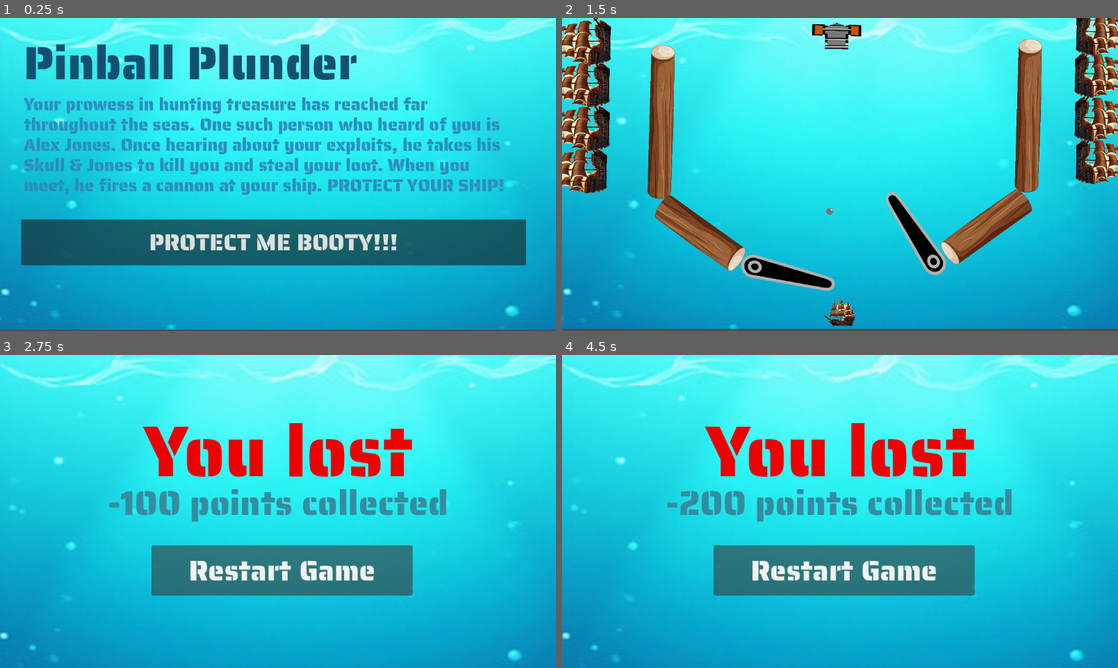
Above: before the commit, frames 1-4 (two rows, left to right).
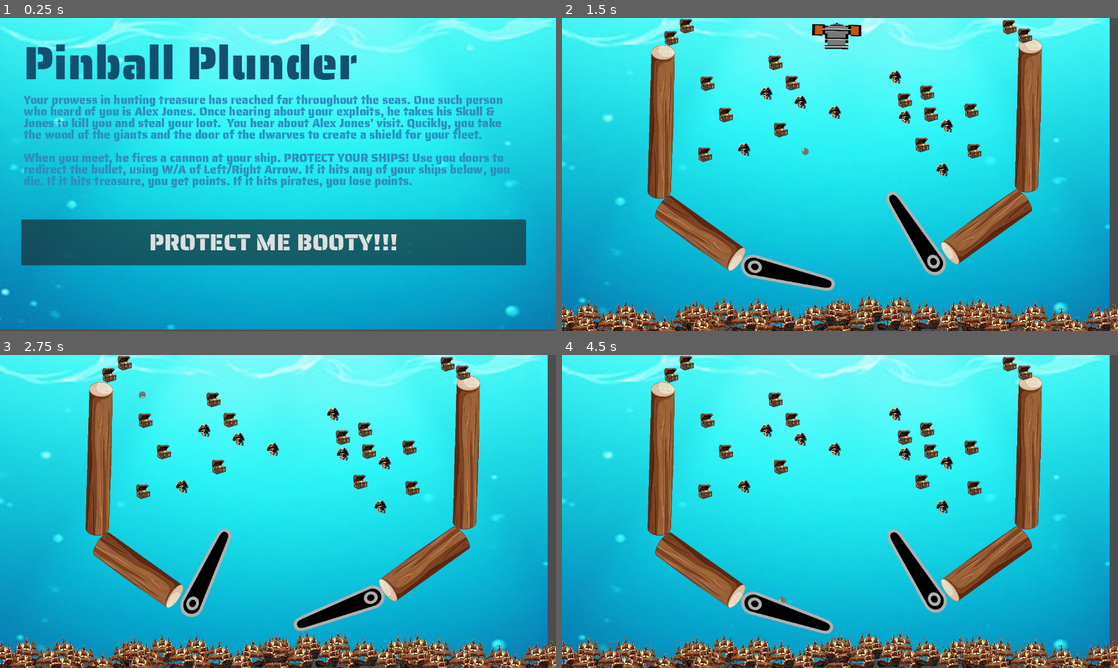
Above: after the commit, the same moments.

Repository: amodhakal/pinball-plunder
Game: Godot game, scene res://scenes/Title.tscn
The game is run twice, just before and just after one commit, with the same random seed, the same clock (stepped at 60 frames per second) and the same inputs.
Inputs (mouse positions are in pixels of both pictures, inside the frame that each line leads up to):
- Up to frame 1 (0.25 s): no input
- Up to frame 2 (1.5 s): click "PROTECT ME BOOTY!!!" at 0.5 s; hold D (flip_right) from 1.28 s (still down)
- Up to frame 3 (2.75 s): release D (flip_right) at 2.03 s; hold A (flip_left) from 2.03 s (still down)
- Up to frame 4 (4.5 s): release A (flip_left) at 2.75 s; click (845, 570) at 2.75 s, where only the run before the commit has a clickable "Restart Game"; tap Enter at 3.5 s; hold D (flip_right) from 3.53 s (still down)

The runs differ from the first frame. In frame 1, 13% of the frame differs, in the area x 4-92%, y 24-57%; in frame 2, 20%; in frame 3, 35%; in frame 4, 35%, in the area x 0-100%, y 0-100%.

Commit message:
Completed game for now

Diff:
--- /dev/null
+++ b/components/pirate.tscn
@@ -0,0 +1,29 @@
+[gd_scene load_steps=5 format=3 uid="uid://s405trtatv01"]
+
+[ext_resource type="Texture2D" uid="uid://dve3glm21mv7i" path="res://assets/skull.png" id="2_4q818"]
+[ext_resource type="Script" path="res://scripts/pirate.gd" id="2_maon2"]
+
+[sub_resource type="CircleShape2D" id="CircleShape2D_44a1c"]
+radius = 237.32
+
+[sub_resource type="CircleShape2D" id="CircleShape2D_3fiu5"]
+radius = 306.007
+
+[node name="Pirate" type="StaticBody2D"]
+script = ExtResource("2_maon2")
+
+[node name="CollisionShape2D" type="CollisionShape2D" parent="."]
+position = Vector2(41, 15)
+shape = SubResource("CircleShape2D_44a1c")
+
+[node name="Skull" type="Sprite2D" parent="."]
+position = Vector2(16, 3)
+texture = ExtResource("2_4q818")
+
+[node name="Area2D" type="Area2D" parent="."]
+
+[node name="CollisionShape2D2" type="CollisionShape2D" parent="Area2D"]
+position = Vector2(64, 15)
+shape = SubResource("CircleShape2D_3fiu5")
+
+[connection signal="body_entered" from="Area2D" to="." method="_on_area_2d_body_entered"]
--- /dev/null
+++ b/components/treasure.tscn
@@ -0,0 +1,29 @@
+[gd_scene load_steps=5 format=3 uid="uid://v4rfn8tctwr6"]
+
+[ext_resource type="Texture2D" uid="uid://cvq06vt0mti4w" path="res://assets/treasure_chest_transparent.png" id="1_05ml7"]
+[ext_resource type="Script" path="res://scripts/treasure.gd" id="1_jqpvn"]
+
+[sub_resource type="RectangleShape2D" id="RectangleShape2D_nmi75"]
+size = Vector2(596, 615)
+
+[sub_resource type="CircleShape2D" id="CircleShape2D_qy5ya"]
+radius = 291.0
+
+[node name="Treasure" type="StaticBody2D"]
+script = ExtResource("1_jqpvn")
+
+[node name="TreasureChestTransparent" type="Sprite2D" parent="."]
+position = Vector2(44, -16)
+texture = ExtResource("1_05ml7")
+
+[node name="Area2D" type="Area2D" parent="."]
+
+[node name="CollisionShape2D" type="CollisionShape2D" parent="Area2D"]
+position = Vector2(48, -4.5)
+shape = SubResource("RectangleShape2D_nmi75")
+
+[node name="CollisionShape2D" type="CollisionShape2D" parent="."]
+position = Vector2(46, -4)
+shape = SubResource("CircleShape2D_qy5ya")
+
+[connection signal="body_entered" from="Area2D" to="." method="_on_area_2d_body_entered"]
--- a/scenes/Game.tscn
+++ b/scenes/Game.tscn
@@ -9,6 +9,8 @@
 [ext_resource type="Texture2D" uid="uid://dg2dg4a88kmga" path="res://assets/cannon.png" id="8_3cfb1"]
 [ext_resource type="Script" path="res://scripts/left_flipper.gd" id="8_ifxht"]
 [ext_resource type="Texture2D" uid="uid://dou8vkm6u1mno" path="res://assets/log.png" id="9_5ktfj"]
+[ext_resource type="PackedScene" uid="uid://v4rfn8tctwr6" path="res://components/treasure.tscn" id="10_b7dcs"]
+[ext_resource type="PackedScene" uid="uid://s405trtatv01" path="res://components/pirate.tscn" id="11_rfaa5"]
 
 [sub_resource type="GDScript" id="GDScript_qwqy3"]
 script/source = "extends RigidBody2D
@@ -45,15 +47,7 @@
 radius = 7.0
 
 [sub_resource type="RectangleShape2D" id="RectangleShape2D_alcxu"]
-size = Vector2(270.091, 25.962)
-
-[sub_resource type="SegmentShape2D" id="SegmentShape2D_4w4xu"]
-a = Vector2(-738.49, 294.558)
-b = Vector2(742.691, 267.761)
-
-[sub_resource type="SegmentShape2D" id="SegmentShape2D_kqbgs"]
-a = Vector2(569.804, 176.591)
-b = Vector2(-1005.9, 182.842)
+size = Vector2(270.091, 51.4002)
 
 [sub_resource type="RectangleShape2D" id="RectangleShape2D_7re64"]
 size = Vector2(209.12, 54.8504)
@@ -87,7 +81,7 @@
 script = ExtResource("1_shevl")
 
 [node name="Background" type="Sprite2D" parent="."]
-position = Vector2(577, 317)
+position = Vector2(549, 311)
 scale = Vector2(1.08519, 0.909722)
 texture = ExtResource("1_s0mc2")
 
@@ -100,6 +94,7 @@
 linear_damp = 0.5
 script = SubResource("GDScript_qwqy3")
 speed = 20.0
+metadata/name = "ball"
 
 [node name="CollisionShape2D" type="CollisionShape2D" parent="BallPhysics"]
 position = Vector2(629.5, 43.8607)
@@ -126,7 +121,7 @@
 texture = ExtResource("2_vbjh6")
 
 [node name="CollisionShape2D" type="CollisionShape2D" parent="LeftFlipper"]
-position = Vector2(111.819, 17.7906)
+position = Vector2(107, 32)
 rotation = -2.85722
 scale = Vector2(0.727046, 1.13661)
 shape = SubResource("RectangleShape2D_alcxu")
@@ -159,76 +154,21 @@
 texture = ExtResource("2_vbjh6")
 
 [node name="CollisionShape2D" type="CollisionShape2D" parent="RightFlipper"]
-position = Vector2(695.949, 514.363)
+position = Vector2(699.098, 523.472)
 rotation = 2.80878
 scale = Vector2(0.727046, 0.75775)
 shape = SubResource("RectangleShape2D_alcxu")
-
-[node name="RightShips" type="StaticBody2D" parent="."]
-position = Vector2(1112, 202)
-rotation = 1.58606
-scale = Vector2(0.223434, 0.225851)
-
-[node name="Ship2" type="Sprite2D" parent="RightShips"]
-position = Vector2(394.249, -16.5444)
-texture = ExtResource("6_11a6p")
-
-[node name="Ship3" type="Sprite2D" parent="RightShips"]
-position = Vector2(6.10352e-05, -0.000610352)
-texture = ExtResource("6_11a6p")
-
-[node name="Ship4" type="Sprite2D" parent="RightShips"]
-position = Vector2(-407.232, 6.15052)
-texture = ExtResource("6_11a6p")
-
-[node name="Ship5" type="Sprite2D" parent="RightShips"]
-position = Vector2(-796.768, -1.25031)
-texture = ExtResource("6_11a6p")
-
-[node name="Ship6" type="Sprite2D" parent="RightShips"]
-position = Vector2(-796.768, -1.25031)
-texture = ExtResource("6_11a6p")
-
-[node name="CollisionShape2D" type="CollisionShape2D" parent="RightShips"]
-position = Vector2(-162.742, -103.82)
-shape = SubResource("SegmentShape2D_4w4xu")
-one_way_collision_margin = 128.0
-
-[node name="LeftShips" type="StaticBody2D" parent="."]
-position = Vector2(42, 221)
-rotation = 1.58606
-scale = Vector2(0.223434, -0.260198)
-
-[node name="Ship2" type="Sprite2D" parent="LeftShips"]
-position = Vector2(394.249, -16.5444)
-texture = ExtResource("6_11a6p")
-
-[node name="Ship3" type="Sprite2D" parent="LeftShips"]
-position = Vector2(6.10352e-05, -0.000610352)
-texture = ExtResource("6_11a6p")
-
-[node name="Ship4" type="Sprite2D" parent="LeftShips"]
-position = Vector2(-407.232, -5.3391)
-texture = ExtResource("6_11a6p")
-
-[node name="Ship5" type="Sprite2D" parent="LeftShips"]
-position = Vector2(-796.768, -1.25031)
-texture = ExtResource("6_11a6p")
-
-[node name="Ship6" type="Sprite2D" parent="LeftShips"]
-position = Vector2(-796.768, -1.25031)
-texture = ExtResource("6_11a6p")
-
-[node name="CollisionShape2D" type="CollisionShape2D" parent="LeftShips"]
-position = Vector2(17.6954, 11.7629)
-shape = SubResource("SegmentShape2D_kqbgs")
-one_way_collision_margin = 128.0
 
 [node name="Cannon" type="Sprite2D" parent="."]
 position = Vector2(569, 37)
 rotation = 0.0152637
 scale = Vector2(0.53525, -0.210176)
 texture = ExtResource("8_3cfb1")
+
+[node name="Timer" type="Timer" parent="Cannon"]
+process_callback = 0
+one_shot = true
+autostart = true
 
 [node name="Logs" type="StaticBody2D" parent="."]
 
@@ -299,6 +239,261 @@
 scale = Vector2(0.128402, 0.116188)
 texture = ExtResource("6_11a6p")
 
+[node name="Ship2" type="Sprite2D" parent="Area2D"]
+position = Vector2(576, 612)
+scale = Vector2(0.128402, 0.116188)
+texture = ExtResource("6_11a6p")
+
+[node name="Ship4" type="Sprite2D" parent="Area2D"]
+position = Vector2(704, 605)
+scale = Vector2(-0.128, 0.116188)
+texture = ExtResource("6_11a6p")
+
+[node name="Ship5" type="Sprite2D" parent="Area2D"]
+position = Vector2(862, 610)
+scale = Vector2(0.128402, 0.116188)
+texture = ExtResource("6_11a6p")
+
+[node name="Ship8" type="Sprite2D" parent="Area2D"]
+position = Vector2(828, 614)
+scale = Vector2(-0.128, 0.116188)
+texture = ExtResource("6_11a6p")
+
+[node name="Ship11" type="Sprite2D" parent="Area2D"]
+position = Vector2(715, 634)
+scale = Vector2(0.128402, 0.116188)
+texture = ExtResource("6_11a6p")
+
+[node name="Ship12" type="Sprite2D" parent="Area2D"]
+position = Vector2(672, 621)
+scale = Vector2(0.128402, 0.116188)
+texture = ExtResource("6_11a6p")
+
+[node name="Ship15" type="Sprite2D" parent="Area2D"]
+position = Vector2(275.75, 619.089)
+scale = Vector2(0.128402, 0.116188)
+texture = ExtResource("6_11a6p")
+
+[node name="Ship16" type="Sprite2D" parent="Area2D"]
+position = Vector2(275.75, 619.089)
+scale = Vector2(-0.128, 0.116188)
+texture = ExtResource("6_11a6p")
+
+[node name="Ship17" type="Sprite2D" parent="Area2D"]
+position = Vector2(403.75, 612.089)
+scale = Vector2(0.128402, 0.116188)
+texture = ExtResource("6_11a6p")
+
+[node name="Ship18" type="Sprite2D" parent="Area2D"]
+position = Vector2(561.75, 617.089)
+scale = Vector2(0.128402, 0.116188)
+texture = ExtResource("6_11a6p")
+
+[node name="Ship19" type="Sprite2D" parent="Area2D"]
+position = Vector2(332.75, 611.089)
+scale = Vector2(0.128402, 0.116188)
+texture = ExtResource("6_11a6p")
+
+[node name="Ship20" type="Sprite2D" parent="Area2D"]
+position = Vector2(570.75, 642.089)
+scale = Vector2(0.128402, 0.116188)
+texture = ExtResource("6_11a6p")
+
+[node name="Ship21" type="Sprite2D" parent="Area2D"]
+position = Vector2(527.75, 621.089)
+scale = Vector2(-0.128, 0.116188)
+texture = ExtResource("6_11a6p")
+
+[node name="Ship22" type="Sprite2D" parent="Area2D"]
+position = Vector2(490.75, 643.089)
+scale = Vector2(0.128402, 0.116188)
+texture = ExtResource("6_11a6p")
+
+[node name="Ship23" type="Sprite2D" parent="Area2D"]
+position = Vector2(451.75, 626.089)
+scale = Vector2(0.128402, 0.116188)
+texture = ExtResource("6_11a6p")
+
+[node name="Ship24" type="Sprite2D" parent="Area2D"]
+position = Vector2(414.75, 641.089)
+scale = Vector2(-0.128, 0.116188)
+texture = ExtResource("6_11a6p")
+
+[node name="Ship25" type="Sprite2D" parent="Area2D"]
+position = Vector2(371.75, 628.089)
+scale = Vector2(0.128402, 0.116188)
+texture = ExtResource("6_11a6p")
+
+[node name="Ship26" type="Sprite2D" parent="Area2D"]
+position = Vector2(317.75, 636.089)
+scale = Vector2(-0.128, 0.116188)
+texture = ExtResource("6_11a6p")
+
+[node name="Ship27" type="Sprite2D" parent="Area2D"]
+position = Vector2(0.750153, 625.089)
+scale = Vector2(0.128402, 0.116188)
+texture = ExtResource("6_11a6p")
+
+[node name="Ship28" type="Sprite2D" parent="Area2D"]
+position = Vector2(0.750153, 625.089)
+scale = Vector2(0.128402, 0.116188)
+texture = ExtResource("6_11a6p")
+
+[node name="Ship29" type="Sprite2D" parent="Area2D"]
+position = Vector2(0.750153, 625.089)
+scale = Vector2(0.128402, 0.116188)
+texture = ExtResource("6_11a6p")
+
+[node name="Ship30" type="Sprite2D" parent="Area2D"]
+position = Vector2(128.75, 618.089)
+scale = Vector2(0.128402, 0.116188)
+texture = ExtResource("6_11a6p")
+
+[node name="Ship31" type="Sprite2D" parent="Area2D"]
+position = Vector2(286.75, 623.089)
+scale = Vector2(0.128402, 0.116188)
+texture = ExtResource("6_11a6p")
+
+[node name="Ship32" type="Sprite2D" parent="Area2D"]
+position = Vector2(57.7502, 617.089)
+scale = Vector2(-0.128, 0.116188)
+texture = ExtResource("6_11a6p")
+
+[node name="Ship34" type="Sprite2D" parent="Area2D"]
+position = Vector2(252.75, 627.089)
+scale = Vector2(0.128402, 0.116188)
+texture = ExtResource("6_11a6p")
+
+[node name="Ship35" type="Sprite2D" parent="Area2D"]
+position = Vector2(215.75, 649.089)
+scale = Vector2(-0.128, 0.116188)
+texture = ExtResource("6_11a6p")
+
+[node name="Ship36" type="Sprite2D" parent="Area2D"]
+position = Vector2(176.75, 632.089)
+scale = Vector2(-0.128, 0.116188)
+texture = ExtResource("6_11a6p")
+
+[node name="Ship39" type="Sprite2D" parent="Area2D"]
+position = Vector2(42.7502, 642.089)
+scale = Vector2(0.128402, 0.116188)
+texture = ExtResource("6_11a6p")
+
+[node name="Ship41" type="Sprite2D" parent="Area2D"]
+position = Vector2(855.75, 626.089)
+scale = Vector2(0.128402, 0.116188)
+texture = ExtResource("6_11a6p")
+
+[node name="Ship43" type="Sprite2D" parent="Area2D"]
+position = Vector2(983.75, 619.089)
+scale = Vector2(-0.128, 0.116188)
+texture = ExtResource("6_11a6p")
+
+[node name="Ship44" type="Sprite2D" parent="Area2D"]
+position = Vector2(1141.75, 624.089)
+scale = Vector2(0.128402, 0.116188)
+texture = ExtResource("6_11a6p")
+
+[node name="Ship45" type="Sprite2D" parent="Area2D"]
+position = Vector2(912.75, 618.089)
+scale = Vector2(-0.128, 0.116188)
+texture = ExtResource("6_11a6p")
+
+[node name="Ship46" type="Sprite2D" parent="Area2D"]
+position = Vector2(1150.75, 649.089)
+scale = Vector2(0.128402, 0.116188)
+texture = ExtResource("6_11a6p")
+
+[node name="Ship47" type="Sprite2D" parent="Area2D"]
+position = Vector2(1107.75, 628.089)
+scale = Vector2(0.128402, 0.116188)
+texture = ExtResource("6_11a6p")
+
+[node name="Ship3" type="Sprite2D" parent="Area2D"]
+position = Vector2(576, 612)
+scale = Vector2(-0.128, 0.116188)
+texture = ExtResource("6_11a6p")
+
+[node name="Ship6" type="Sprite2D" parent="Area2D"]
+position = Vector2(633, 604)
+scale = Vector2(0.128402, 0.116188)
+texture = ExtResource("6_11a6p")
+
+[node name="Ship7" type="Sprite2D" parent="Area2D"]
+position = Vector2(871, 635)
+scale = Vector2(0.128402, 0.116188)
+texture = ExtResource("6_11a6p")
+
+[node name="Ship9" type="Sprite2D" parent="Area2D"]
+position = Vector2(791, 636)
+scale = Vector2(0.128402, 0.116188)
+texture = ExtResource("6_11a6p")
+
+[node name="Ship10" type="Sprite2D" parent="Area2D"]
+position = Vector2(752, 619)
+scale = Vector2(0.128402, 0.116188)
+texture = ExtResource("6_11a6p")
+
+[node name="Ship13" type="Sprite2D" parent="Area2D"]
+position = Vector2(618, 629)
+scale = Vector2(0.128402, 0.116188)
+texture = ExtResource("6_11a6p")
+
+[node name="Ship14" type="Sprite2D" parent="Area2D"]
+position = Vector2(275.75, 619.089)
+scale = Vector2(0.128402, 0.116188)
+texture = ExtResource("6_11a6p")
+
+[node name="Ship33" type="Sprite2D" parent="Area2D"]
+position = Vector2(295.75, 648.089)
+scale = Vector2(-0.128, 0.116188)
+texture = ExtResource("6_11a6p")
+
+[node name="Ship37" type="Sprite2D" parent="Area2D"]
+position = Vector2(139.75, 647.089)
+scale = Vector2(-0.128, 0.116188)
+texture = ExtResource("6_11a6p")
+
+[node name="Ship38" type="Sprite2D" parent="Area2D"]
+position = Vector2(96.7502, 634.089)
+scale = Vector2(0.128402, 0.116188)
+texture = ExtResource("6_11a6p")
+
+[node name="Ship40" type="Sprite2D" parent="Area2D"]
+position = Vector2(855.75, 626.089)
+scale = Vector2(-0.128, 0.116188)
+texture = ExtResource("6_11a6p")
+
+[node name="Ship42" type="Sprite2D" parent="Area2D"]
+position = Vector2(855.75, 626.089)
+scale = Vector2(0.128402, 0.116188)
+texture = ExtResource("6_11a6p")
+
+[node name="Ship51" type="Sprite2D" parent="Area2D"]
+position = Vector2(951.75, 635.089)
+scale = Vector2(0.128402, 0.116188)
+texture = ExtResource("6_11a6p")
+
+[node name="Ship49" type="Sprite2D" parent="Area2D"]
+position = Vector2(1031.75, 633.089)
+scale = Vector2(0.128402, 0.116188)
+texture = ExtResource("6_11a6p")
+
+[node name="Ship48" type="Sprite2D" parent="Area2D"]
+position = Vector2(1070.75, 650.089)
+scale = Vector2(-0.128, 0.116188)
+texture = ExtResource("6_11a6p")
+
+[node name="Ship50" type="Sprite2D" parent="Area2D"]
+position = Vector2(994.75, 648.089)
+scale = Vector2(-0.128, 0.116188)
+texture = ExtResource("6_11a6p")
+
+[node name="Ship52" type="Sprite2D" parent="Area2D"]
+position = Vector2(897.75, 643.089)
+scale = Vector2(0.128402, 0.116188)
+texture = ExtResource("6_11a6p")
+
 [node name="TopWall" type="StaticBody2D" parent="."]
 
 [node name="CollisionShape2D" type="CollisionShape2D" parent="TopWall"]
@@ -307,4 +502,107 @@
 one_way_collision = true
 one_way_collision_margin = 128.0
 
+[node name="Points" type="Node2D" parent="."]
+
+[node name="Treasure" parent="Points" instance=ExtResource("10_b7dcs")]
+position = Vector2(708, 171)
+scale = Vector2(0.05, 0.05)
+
+[node name="Treasure2" parent="Points" instance=ExtResource("10_b7dcs")]
+position = Vector2(440, 93)
+scale = Vector2(0.05, 0.05)
+
+[node name="Treasure8" parent="Points" instance=ExtResource("10_b7dcs")]
+position = Vector2(440, 93)
+scale = Vector2(0.05, 0.05)
+
+[node name="Treasure9" parent="Points" instance=ExtResource("10_b7dcs")]
+position = Vector2(762, 200)
+scale = Vector2(0.05, 0.05)
+
+[node name="Treasure10" parent="Points" instance=ExtResource("10_b7dcs")]
+position = Vector2(475, 135)
+scale = Vector2(0.05, 0.05)
+
+[node name="Treasure11" parent="Points" instance=ExtResource("10_b7dcs")]
+position = Vector2(846, 192)
+scale = Vector2(0.05, 0.05)
+
+[node name="Treasure12" parent="Points" instance=ExtResource("10_b7dcs")]
+position = Vector2(744, 263)
+scale = Vector2(0.05, 0.05)
+
+[node name="Treasure13" parent="Points" instance=ExtResource("10_b7dcs")]
+position = Vector2(337, 201)
+scale = Vector2(0.05, 0.05)
+
+[node name="Treasure14" parent="Points" instance=ExtResource("10_b7dcs")]
+position = Vector2(299, 136)
+scale = Vector2(0.05, 0.05)
+
+[node name="Treasure15" parent="Points" instance=ExtResource("10_b7dcs")]
+position = Vector2(256, 17)
+scale = Vector2(0.05, 0.05)
+
+[node name="Treasure16" parent="Points" instance=ExtResource("10_b7dcs")]
+position = Vector2(925, 19)
+scale = Vector2(0.05, 0.05)
+
+[node name="Treasure17" parent="Points" instance=ExtResource("10_b7dcs")]
+position = Vector2(957, 37)
+scale = Vector2(0.05, 0.05)
+
+[node name="Treasure3" parent="Points" instance=ExtResource("10_b7dcs")]
+position = Vector2(451, 232)
+scale = Vector2(0.05, 0.05)
+
+[node name="Treasure4" parent="Points" instance=ExtResource("10_b7dcs")]
+position = Vector2(852, 276)
+scale = Vector2(0.05, 0.05)
+
+[node name="Treasure5" parent="Points" instance=ExtResource("10_b7dcs")]
+position = Vector2(294, 283)
+scale = Vector2(0.05, 0.05)
+
+[node name="Treasure6" parent="Points" instance=ExtResource("10_b7dcs")]
+position = Vector2(224, 42)
+scale = Vector2(0.05, 0.05)
+
+[node name="Treasure7" parent="Points" instance=ExtResource("10_b7dcs")]
+position = Vector2(754, 155)
+scale = Vector2(0.05, 0.05)
+
+[node name="Pirate" parent="Points" instance=ExtResource("11_rfaa5")]
+position = Vector2(421, 156)
+scale = Vector2(0.05, 0.05)
+
+[node name="Pirate2" parent="Points" instance=ExtResource("11_rfaa5")]
+position = Vector2(786, 314)
+scale = Vector2(0.05, 0.05)
+
+[node name="Pirate3" parent="Points" instance=ExtResource("11_rfaa5")]
+position = Vector2(795, 223)
+scale = Vector2(0.05, 0.05)
+
+[node name="Pirate4" parent="Points" instance=ExtResource("11_rfaa5")]
+position = Vector2(708, 205)
+scale = Vector2(0.05, 0.05)
+
+[node name="Pirate5" parent="Points" instance=ExtResource("11_rfaa5")]
+position = Vector2(563, 195)
+scale = Vector2(0.05, 0.05)
+
+[node name="Pirate6" parent="Points" instance=ExtResource("11_rfaa5")]
+position = Vector2(688, 122)
+scale = Vector2(0.05, 0.05)
+
+[node name="Pirate7" parent="Points" instance=ExtResource("11_rfaa5")]
+position = Vector2(375, 272)
+scale = Vector2(0.05, 0.05)
+
+[node name="Pirate8" parent="Points" instance=ExtResource("11_rfaa5")]
+position = Vector2(492, 174)
+scale = Vector2(0.05, 0.05)
+
+[connection signal="timeout" from="Cannon/Timer" to="." method="_on_timer_timeout"]
 [connection signal="body_entered" from="Area2D" to="." method="_on_area_2d_body_entered"]
--- a/scenes/Title.tscn
+++ b/scenes/Title.tscn
@@ -12,7 +12,7 @@
 [sub_resource type="LabelSettings" id="LabelSettings_bybcu"]
 line_spacing = -15.0
 font = ExtResource("2_axx4e")
-font_size = 36
+font_size = 24
 font_color = Color(0.176154, 0.550194, 0.750748, 1)
 
 [node name="Title" type="Node2D"]
@@ -38,7 +38,9 @@
 offset_top = 150.0
 offset_right = 1087.0
 offset_bottom = 375.0
-text = "Your prowess in hunting treasure has reached far thr …(120 unchanged characters)…  Jones to kill you and steal your loot. When you meet, he fires a cannon at your ship. PROTECT YOUR SHIP!"
+text = "Your prowess in hunting treasure has reached far thr …(120 unchanged characters)…  Jones to kill you and steal your loot.  You hear about Alex Jones' visit. Qucikly, you take the wood of the giants and the door of the dwarves to create a shield for your fleet.
+
+When you meet, he fires a cannon at your ship. PROTECT YOUR SHIPS! Use you doors to redirect the bullet, using W/A of Left/Right Arrow. If it hits any of your ships below, you die. If it hits treasure, you get points. If it hits pirates, you lose points."
 label_settings = SubResource("LabelSettings_bybcu")
 autowrap_mode = 2
 
--- a/scripts/Game.gd
+++ b/scripts/Game.gd
@@ -3,6 +3,7 @@
 @onready var ball = $BallPhysics
 @onready var left_flipper = $LeftFlipper
 @onready var right_flipper = $RightFlipper
+@onready var cannon = $Cannon
 var defeatLvl = "res://scenes/Defeat.tscn"
 
 func _input(event):
@@ -20,3 +21,9 @@
 func _on_area_2d_body_entered(body: Node2D) -> void:
 	if ( body == ball):
 		get_tree().change_scene_to_file(defeatLvl)
+
+
+
+func _on_timer_timeout() -> void:
+	cannon.visible = false
+	pass # Replace with function body.
--- a/scripts/PointManager.gd
+++ b/scripts/PointManager.gd
@@ -8,5 +8,8 @@
 func addCollisionPoints():
 	points += 10
 
-func handleDefeat():
-	points -= 100
+func removePiratePoints():
+	points -= 5
+
+func resetPoints():
+	points = 0
--- a/scripts/defeat.gd
+++ b/scripts/defeat.gd
@@ -5,8 +5,8 @@
 var gameLvl = "res://scenes/Game.tscn"
 
 func _ready() -> void:
-	PointManager.handleDefeat()
 	PointsLabel.text = str(PointManager.getPoints()) + " points collected"
 
 func _on_play_pressed() -> void:
+	PointManager.resetPoints()
 	get_tree().change_scene_to_file(gameLvl)
--- /dev/null
+++ b/scripts/pirate.gd
@@ -0,0 +1,8 @@
+extends StaticBody2D
+
+
+func _on_area_2d_body_entered(body: Node2D) -> void:
+	if body.name != "BallPhysics":
+		return
+
+	PointManager.removePiratePoints()
--- /dev/null
+++ b/scripts/treasure.gd
@@ -0,0 +1,8 @@
+extends StaticBody2D
+
+
+func _on_area_2d_body_entered(body: Node2D) -> void:
+	if body.name != "BallPhysics":
+		return
+
+	PointManager.addCollisionPoints()
